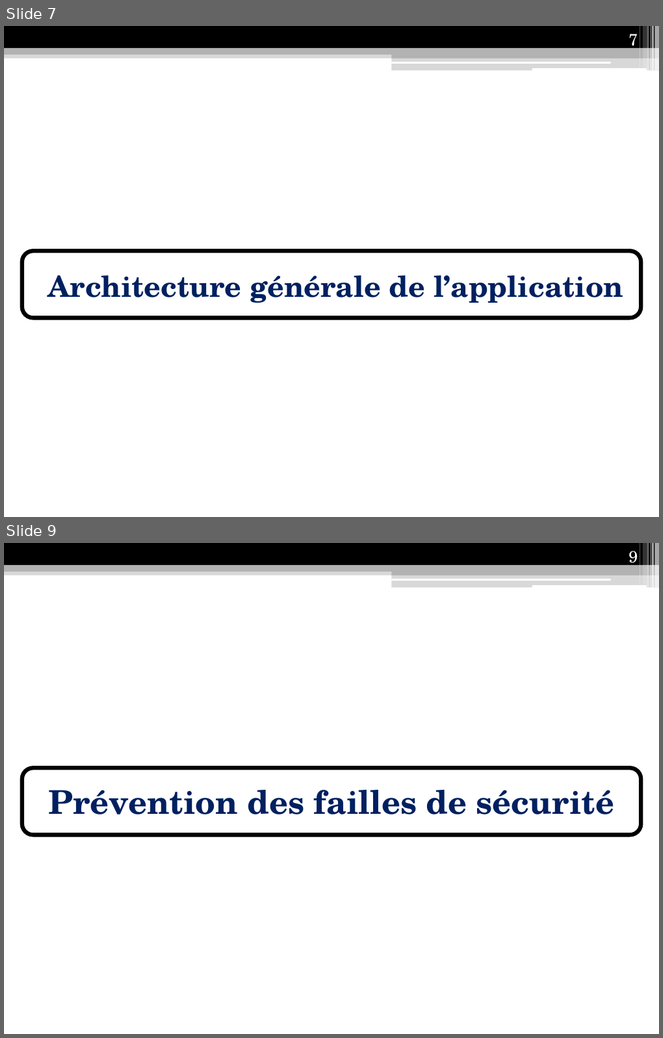
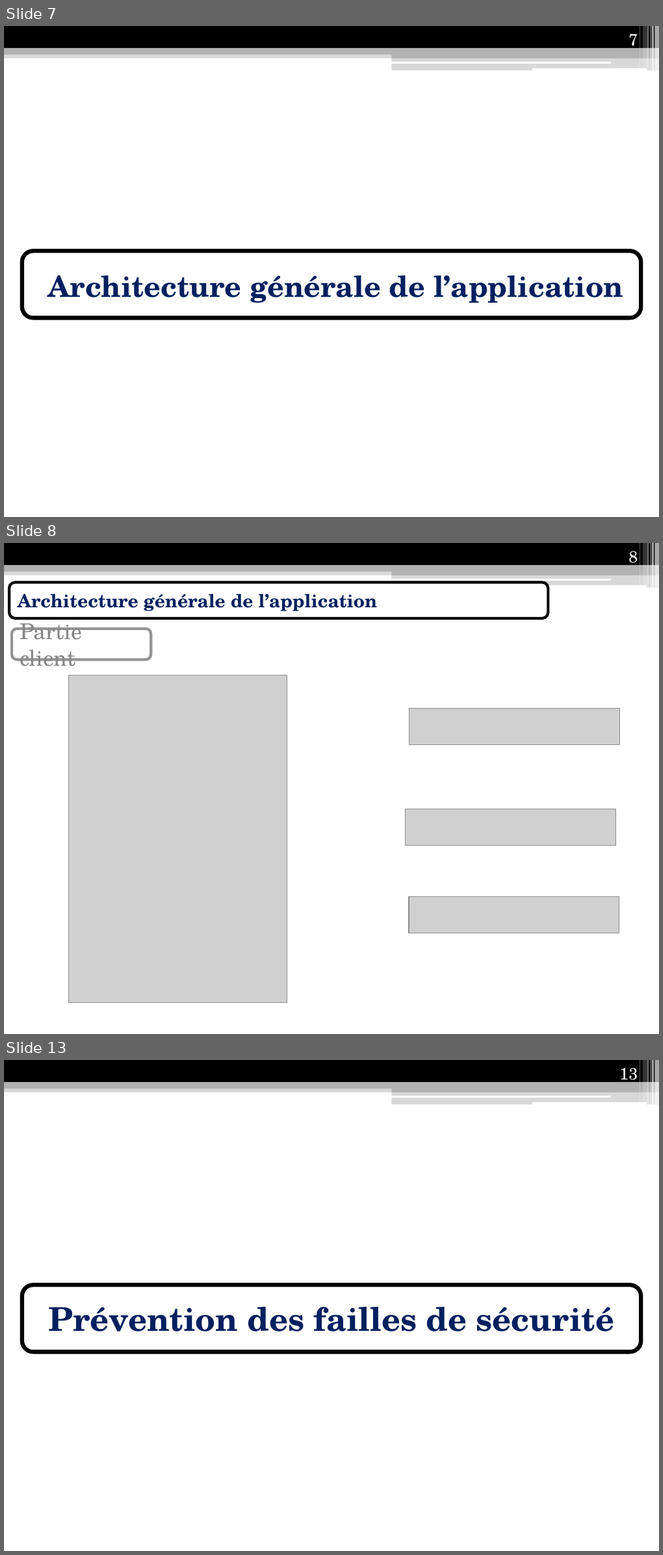
Before and after one commit to Anicky/Strangers-Phonegap, a slide deck: présentation/Présentation IF26.pptx. Shown one above the other, each under a label of ours: slides 7 and 9 before the commit, slides 7, 8 and 13 after it; the slides between them are not shown. The pictures are 663x1038 and 663x1555 pixels, drawn with LibreOffice and Linux fonts; fonts in the diff are those of the drawing; grey boxes stand for pictures. Boxes give left, top, right and bottom in pixels: in the first picture for what was removed or moved away, otherwise in the second. Text is boxed around its words. In the diff, an @@ line names an element or a change of style, - is before the commit and + after.

```diff
--- a/présentation/Présentation IF26.pptx
+++ b/présentation/Présentation IF26.pptx
@@ slide 8 added at [4, 543, 659, 1034], background #FFFFFF; not listed: 13 template elements that a slide beside it also shows @@
@@ page number added at [629, 551, 638, 568], 18 pt, text #FFFFFF @@
+8
@@ rounded rectangle added at [9, 582, 549, 618], fill #FFFFFF, outline #000000 3 pt, 20 pt, text #002060, bold @@
+Architecture générale de l’application
@@ rounded rectangle added at [12, 629, 152, 659], fill #FFFFFF, outline #949494 3 pt, 24 pt, text #858585 @@
+Partie client
@@ picture added at [68, 676, 286, 1003] @@
@@ picture added at [410, 709, 620, 745] @@
@@ picture added at [406, 809, 616, 845] @@
@@ picture added at [409, 897, 620, 934] @@
@@ what was slide 9 is now slide 13 @@
@@ page number at [620, 1068, 638, 1085]: text changed @@
-9
+13
```
Also in this commit, not shown: 4 slides changed, 5 other slides added, 2 slides removed.
